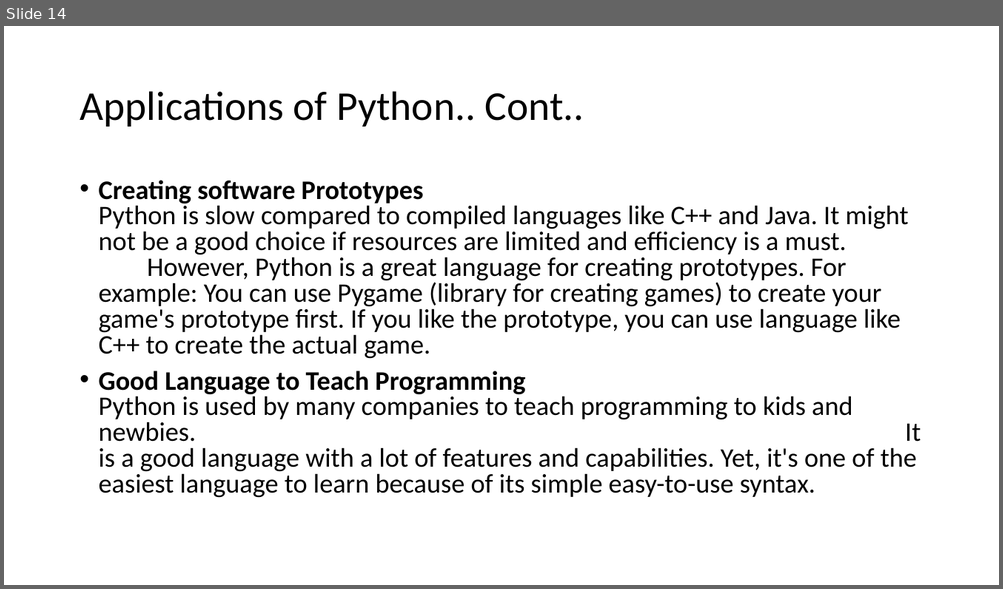
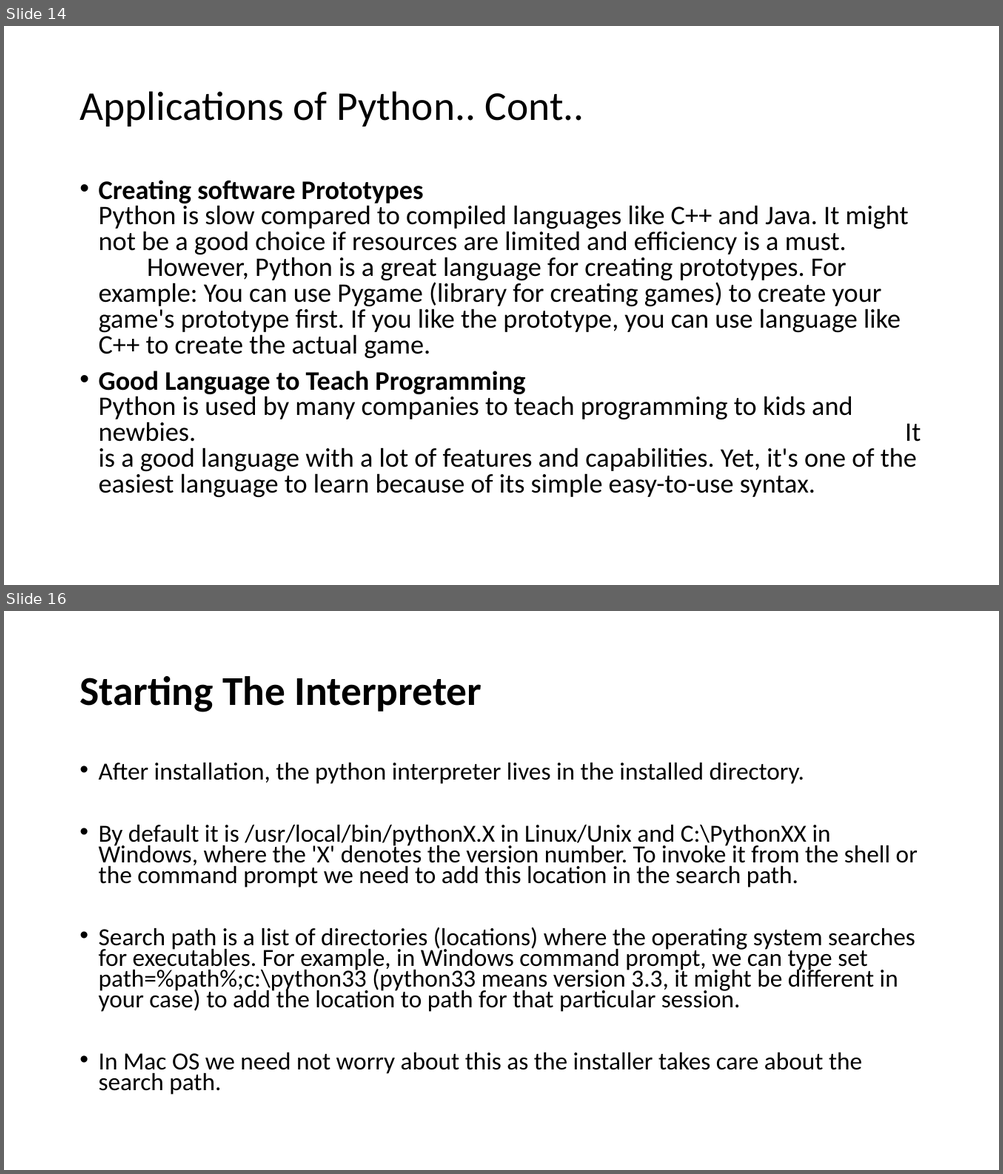
Before and after one commit to sumitshankar1126/Python-Introduction-, a slide deck: IntroductionOfPython.pptx. Shown one above the other, each under a label of ours: slide 14 before the commit, slides 14 and 16 after it; the slides between them are not shown. The pictures are 1003x589 and 1003x1174 pixels, drawn with LibreOffice and Linux fonts; fonts in the diff are those of the drawing. Boxes give left, top, right and bottom in pixels: in the first picture for what was removed or moved away, otherwise in the second. Text is boxed around its words. In the diff, an @@ line names an element or a change of style, - is before the commit and + after.

```diff
--- a/IntroductionOfPython.pptx
+++ b/IntroductionOfPython.pptx
@@ slide 16 added at bbox=[4, 611, 999, 1170], background #FFFFFF @@
@@ title added at bbox=[79, 676, 482, 712], 39.6 pt, text #000000, bold @@
+Starting The Interpreter
@@ text added at bbox=[99, 763, 917, 1095], 23.8 pt, text #000000 @@
+• After installation, the python interpreter lives in the installed directory.
+• By default it is /usr/local/bin/pythonX.X in Linux/Unix and C:\PythonXX in Windows, where the 'X' denotes the version number. To invoke it from the shell or the command prompt we need to add this location in the search path.
+• Search path is a list of directories (locations) where the operating system searches for executables. For example, in Windows command prompt, we can type set path=%path%;c:\python33 (python33 means version 3.3, it might be different in your case) to add the location to path for that particular session.
+• In Mac OS we need not worry about this as the installer takes care about the search path.
```
Also in this commit, not shown: 6 other slides added.
